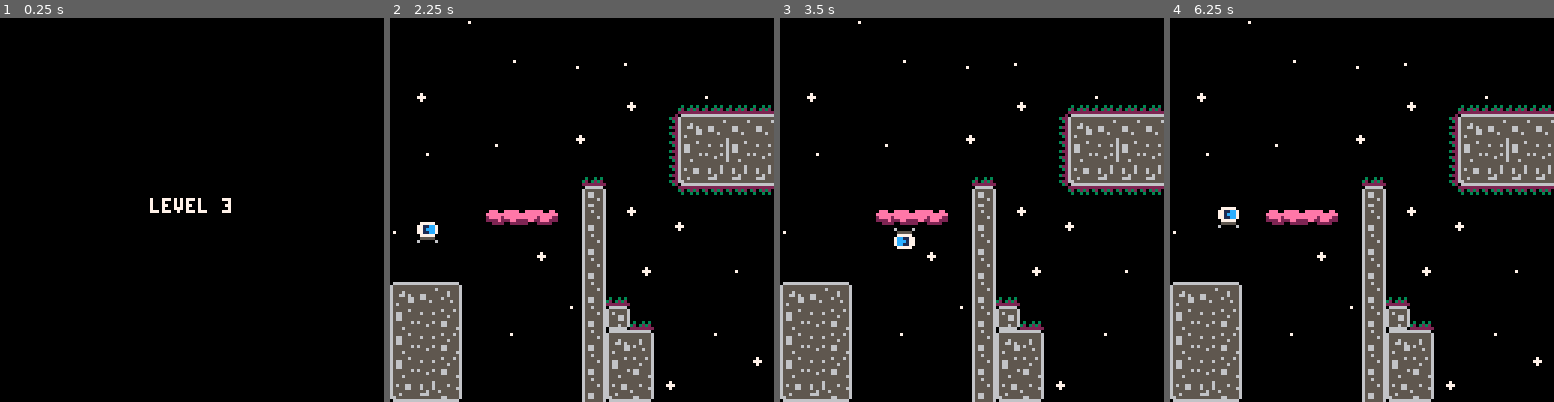
Above: before the commit, frames 1-4 (left to right).
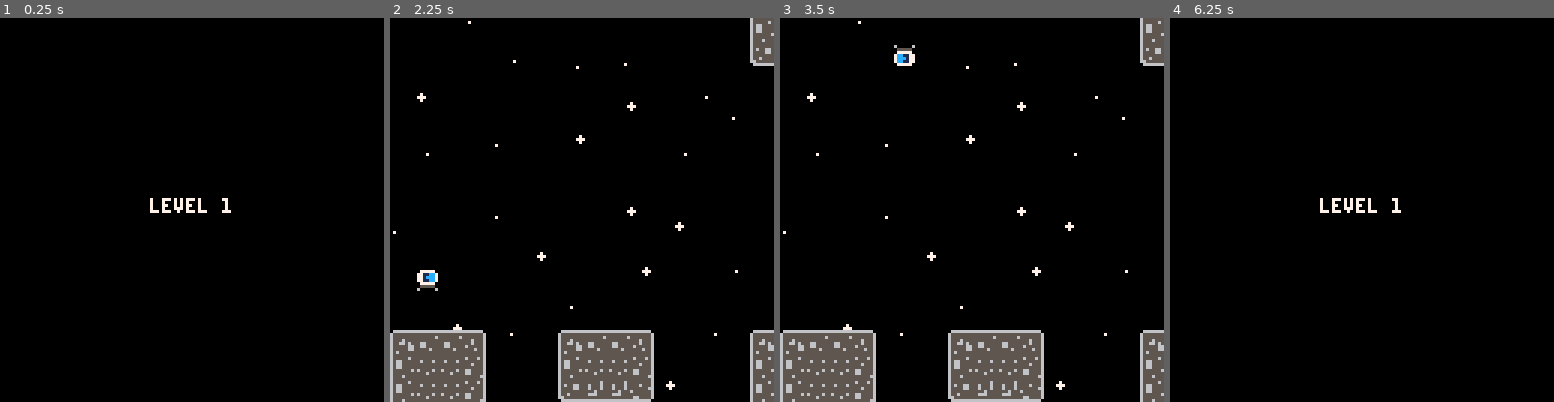
Above: after the commit, the same moments.

Repository: njal3001/astro
Game: PICO-8 cartridge gboy.p8
Two runs of this game, one before a commit and one after it. Both use one fixed random seed, a clock stepped at 60 frames per second and the inputs below.
Inputs:
- Up to frame 1 (0.25 s): no input
- Up to frame 2 (2.25 s): tap X (X key) at 0.33, 1.07, 1.85 s; tap O (Z key) at 0.7, 1.7, 2.1 s; hold Right 1.6-2.1 s
- Up to frame 3 (3.5 s): hold Right 2.47-3.03 s; tap O (Z key) at 2.5, 2.9, 3.3 s; tap X (X key) at 2.97 s; hold Left from 3.08 s (still down)
- Up to frame 4 (6.25 s): release Left at 3.58 s; tap O (Z key) every 0.4 s from 3.7 to 6.1 s; hold Right 4.02-4.68 s; tap X (X key) at 4.08, 5.2 s; hold Left 5.08-5.68 s; hold Right from 6.08 s (still down)

The runs differ from the first frame. In frame 1, less than 0.1% of the frame differs, in the area x 58-61%, y 46-50%; in frame 2, 18%; in frame 3, 18%; in frame 4, 20%, in the area x 0-100%, y 0-100%.

Commit message:
Many small changes

Diff:
--- a/gboy.p8
+++ b/gboy.p8
@@ -256,71 +256,71 @@
 10111112000000101111120000000010111200000000000000002021212122000000000000000000000000000000000000000000000000000000000000000b230b00000000000000000000000000000000000000000000000000000a0a0a0a00000000000000202121212122000000001a00001a00001a00001a000a0a0a0a0a
 20212122000000202121220000000020212200000000000000002021212122000000000000000000000000000000000000000000000000000000000000000b230b00003d002c2e0000002c0000002e00000000000000002c00002e00000000000000002c002e202121212122000000002c0000000000000000002e0000000000
 20212122000000303131320000000020212200000000000000002021212122000000000000000000000000000000000000000000000000000000000000000b330b001415151516000000141515151515151600000014151515151515151515151600001415162021212121220000000014151515151515151515151515151515
-00000000000000000000000000000000000000000000000000000000000000000000000000000000000000001a0000101111120000000000000000000000000000001a230000101111120000000000000020212122000014151600001012000000000000000000000020212200001a002021212122001a0b1310121011111111
-00000000000000000013003400230000000000000000000000000000000000000000000000000000000000002a0000202121220000000000000000000000000000002a230000202121220000000000000020212122000000000000002022000000000000000000000020212200002a002021212122002a0b2320223031313131
-00000000000000000023002a002300000000000000000000000000000000000000000000000000000000000000000020212122000000000000000000000000000000002300002021212200000000000000303131320000000000000030320000000a0000000000000020212200000000202121212200000b2330320a0a0a0a0a
-0000000000000000002300000023000000000000000000000000000a000000000000000000000000000000000000002021212200000000000000000000000000000000230000303131320000000000000000000000000000000000000000000000340a00000000000030313200000000202121212200000b230a0a0000000000
-00000000000000000033000000230000000000000000000000000b130b00000000000000000000000000000000000030313132000000000a00000000000000000000002300000a0a0a0a00000000000000000000000000000000000000000000001012000000000000130a0a00000000303131313200000b3300000000000000
-0000000000000000000a000000330000000000000000000000000b230b0000000000000000000000000000000000000a0a00000000000a340000000000000000000a0033000000000000000000000000000000000000002c002e00000000000000202200003d000000230000000000000a0a0a0a0a0000000a00000000000000
-000000000000000000000000000a0000000010111200000000000b130b0000000000000000000000000000000000000000000000000b1012000000000000000000131a0a000000000000000000000000000000000000001011120000000000000020220000101200002300000000000000000000000000000000000000000000
-0000000000001011120000000000000000002021220a0a0a00000b230b0000000000000000000000000000000000000000000000000b2022000000000000000000230000000000000000000000000000002c00002e000020212200002c2e00000020220000202200002300000000000000000000000000000000000000000000
-00000000000020212200000000000000000030313214151600000b230b0000000000000000000000000000000000000000000000000b2022000000000000000000230000000000000000000000000000001011111200002021220000101200000020220000202200002300000000000000000000000000000000000000000000
-00000000000020212200000000000000000034000000003400000b230b00002a0000000000000000000000000000000000000000000b20220000003d00000000002300000000000000000000000000000020212122000020212200002022000000202200002022000033000000000a0a0a000000000000000000000000000000
-000000000000202122000000000a0a0a00000a000000000a00000b230b00001a00000000001a0000000000000000000000000000000b2022000010111200002a0023000000002c00002e000000000000002021212200002021220000202200000020220000202200000a00000000101112002a000a0a0a0a0000000000000000
-0001002a000020212200000000101112000000000000000000000b230a0a0a0a0a0a0a0a0a0a0a0a0a0a0a0a0a00000000000000000b20220000202122000034002300000000101111121a1a0000002a00202121220000202122000020220000002022000020220000000000000a303132001a00101111120000000000101111
-10111112000020212200000000202122000000000000000000000b10111111111111111111111210111111111200000000000000000b2022000020212200000a002300000000202121220a0a0a0a001a002021212200002021220000202200000020220000202200000000000b101111120a0a0a202121220000000000202121
-20212122000020212200000000202122000000000000000000000b20212121212121212121212220212121212200000000000000000b2022000020212200000000230000000020212122101111120a0a0a2021212200002021220000202200000020220000202200000000000b20212122101112202121220000000000202121
-20212122000020212200000000202122000000000000000000000b20212121212121212121212220212121212200002c00002e00000b202200002021220000000023000000002021212220212122101112202121220000202122000020220000002022000020220a0a0a0a0a0a20212122202122202121220000000000202121
-30313132000030312200000000202122000000000000000000000b20212121212121212121212230313131313200001415151515160b2022000030313200000000230000000030313132303131322021222021212200003031320000202200000020220000202214151515151620212122202122303131320000000000202121
-…(52 lines of a section not shown)…
+00000000000000000000000000000000000000000000000000000000000000000000000000000000000000001a0000101111120000000000000000000000000000001a230000101111120000000000000020212200000014160000001012000000000000000000000020212200001a002021212122001a0b1310121011111111
+00000000000000000013003400230000000000000000000000000000000000000000000000000000000000002a0000202121220000000000000000000000000000002a23000020212122000000000000002021220000000a0a0000002022000000000000000000000020212200002a002021212122002a0b2320223031313131
+00000000000000000023002a0023000000000000000000000000000000000000000000000000000000000000000000202121220000000000000000000000000000000023000020212122000000000000003031321a1a00000000000030320000000a0000000000000020212200000000202121212200000b2330320a0a0a0a0a
+0000000000000000002300000023000000000000000000000000000a000000000000000000000000000000000000003031313200000000000000000000000000000000230000303131320000000000000000000000000000000000000000000000340a00000000000030313200000000202121212200000b230a0a0000000000
+00000000000000000033000000230000000000000000000000000013000000000000000000000000000000000000000a0a0000000000000a00000000000000000000002300000a0a0a0a00000000000000000000000000000000000000000000001012000000000000130a0a00000000303131313200000b3300000000000000
+0000000000000000000a00000033000000000000000000000000002300000000000000000000000000000000000000000000000000000a340000000000000000000a0033000000000000000000000000000000000000002c2e0000000000000000202200003d000000230000000000000a0a0a0a0a0000000a00000000000000
+000000000000000000000000000a0000000010111200000000000023000000000000000000000000000000000000000000000000000b1012000000000000000000131a0a000000000000000000000000002c002e00000010121a1a002c2e00000020220000101200002300000000000000000000000000000000000000000000
+0000000000001011120000000000000000002021220a0a0a00000023000000000000000000000000000000000000000000000000000b2022000000000000000000230000000000000000000000000000000a0a0a00000020220000000a0a00000020220000202200002300000000000000000000000000000000000000000000
+000000000000202122000000000000000a0a30313214151600000023000000000000000000000000000000000000000000000000000b2022000000000000000000230000000000000000000000000000001011120000002022000000101200000020220000202200002300000000000000000000000000000000000000000000
+000000000000202122000000000000001011111200000034000000230000002a0000000000000000000000000000000000000000000b20220000003d00000000002300000000000000000000000000000020212200000020220000002022000000202200002022000033000000000a0a0a000000000000000000000000000000
+000000000000202122000000000a0a0a202121220000000a000000230000001a00000000001a0000000000000000000000000000000b2022000010111200002a0023000000002c00002e000000000000002021220000002022000000202200000020220000202200000a00000000101112002a000a0a0a0a0000000000000000
+0001002a0000202122000000001011122021212200000000000000230a0a0a0a0a0a0a0a0a0a0a0a0a0a0a0a0a00000000000000000b20220000202122000034002300000000101111121a1a0000002a00202122000000202200000020220000002022000020220000000000000a303132001a00101111120000000000101111
+10111112000020212200000000202122202121220000000000000010111111111111111111111210111111111200000000000000000b2022000020212200000a002300000000202121220a0a0a0a00340020212200000020220000002022000000202200002022000000000000101111120a0a0a202121220000000000202121
+20212122000020212200000000202122202121220000000000000020212121212121212121212220212121212200000000000000000b2022000020212200000000230000000020212122101111120a0a0a2021220000002022000000202200000020220000202200000000000020212122101112202121220000000000202121
+20212122000020212200000000202122202121220000000000000020212121212121212121212220212121212200002c00002e00000b202200002021220000000023000000002021212220212122101112202122000000202200000020220000002022000020220a0a0a0a0a0a20212122202122202121220000000000202121
+30313132000030312200000000202122202121220000000000000020212121212121212121212230313131313200001415151515160b2022000030313200000000230000000030313132303131322021222021220000003032000000202200000020220000202214151515151620212122202122303131320000000000202121
+…(52 lines of a section not shown)…
--- a/main.lua
+++ b/main.lua
@@ -4,7 +4,7 @@
 
 function _init()
     stars = {}
-    goto_level(3)
+    goto_level(1)
 end
 
 function _update()
@@ -29,6 +29,7 @@
         end
     else
         update_input()
+
         for obj in all(objects) do
             if obj.freeze > 0 then
                 obj.freeze -= 1
--- a/objects.lua
+++ b/objects.lua
@@ -163,12 +163,24 @@
 ]]
 
 function mover:update()
-    if self.state == 1 then
-        self.speed_x = approach(self.speed_x, 1.3, 0.2)
+    if self.state != 0 then
+        local target
+        local accel
+        if self.state == 1 then
+            target = 1
+            accel = 0.2
+        else
+            target = 0
+            accel = 0.05
+        end
+        self.speed_x = approach(self.speed_x, target, accel)
+    end
+
+    if self.speed_x != 0 then
         self:move_x(self.speed_x)
         if self.player then
             self.player:move_x(self.x - self.last)
-            self.player:update_camera()
+            set_camera_target(self.player.x)
         end
         self.last = self.x
     end
@@ -184,10 +196,11 @@
     for o in all(objects) do
         if o.base == mover and o.state != 2 and self:overlaps(o, 15, 0) then
             o.state = 2
-            o.speed_x = 0
-        end
-    end
-end
+        end
+    end
+end
+
+function stopper:draw() end
 
 checkpoint = new_type(61)
 
--- a/player.lua
+++ b/player.lua
@@ -99,20 +99,13 @@
     g_dir *= -1
     self.hit_y = max(0, g_dir * 2)
     self.can_switch = false
+    self.t_jump_grace = 0
     sfx(9)
 end
 
 function player:die()
     sfx(12)
     level_load = 30
-end
-
-function player:update_camera()
-    if self.mover then
-        set_camera_target(self.mover.x + self.mover_land_x)
-    else
-        set_camera_target(self.x)
-    end
 end
 
 function player:init()
@@ -232,11 +225,10 @@
             return
         elseif o.base == mover then
             -- mover
-            if o.state != 2 and self:overlaps(o, 0, g_dir) then
+            if self:overlaps(o, 0, g_dir) then
                 if self.speed_y == 0 and self.mover != o then
                     o.state = 1
                     self.mover = o
-                    self.mover_land_x = self.x - self.mover.x
                     o.player = self
                 end
             elseif self.mover == o then
@@ -270,7 +262,7 @@
     self.was_on_ground = on_ground
 
     -- camera
-    self:update_camera()
+    set_camera_target(self.x)
 
     -- animation
     if not on_ground and self.state != 1 then
Not shown, changed: 38 lines of the sprite sheet (__gfx__) section of gboy.p8
Not shown, changed: the thumbnail (__label__) section of gboy.p8
